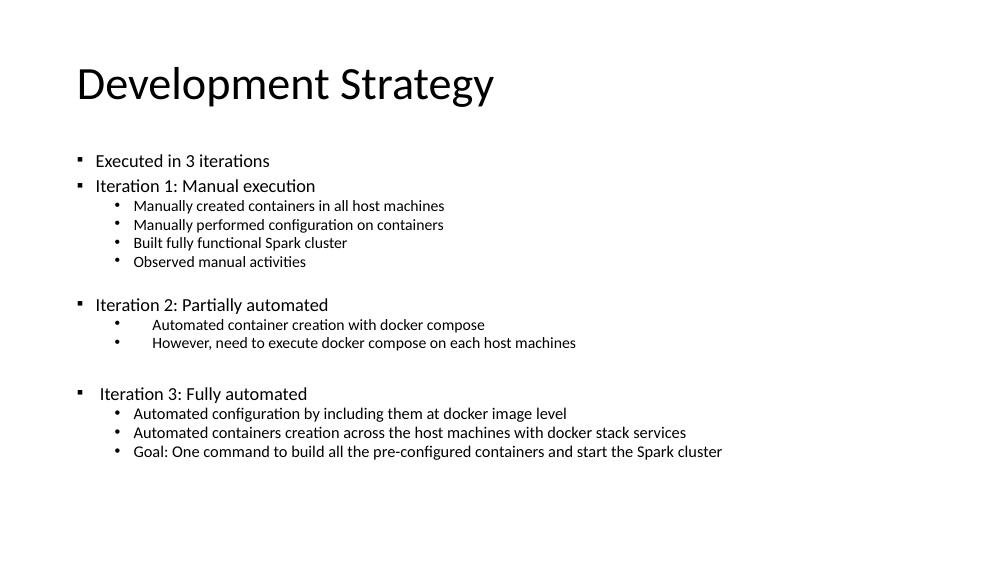
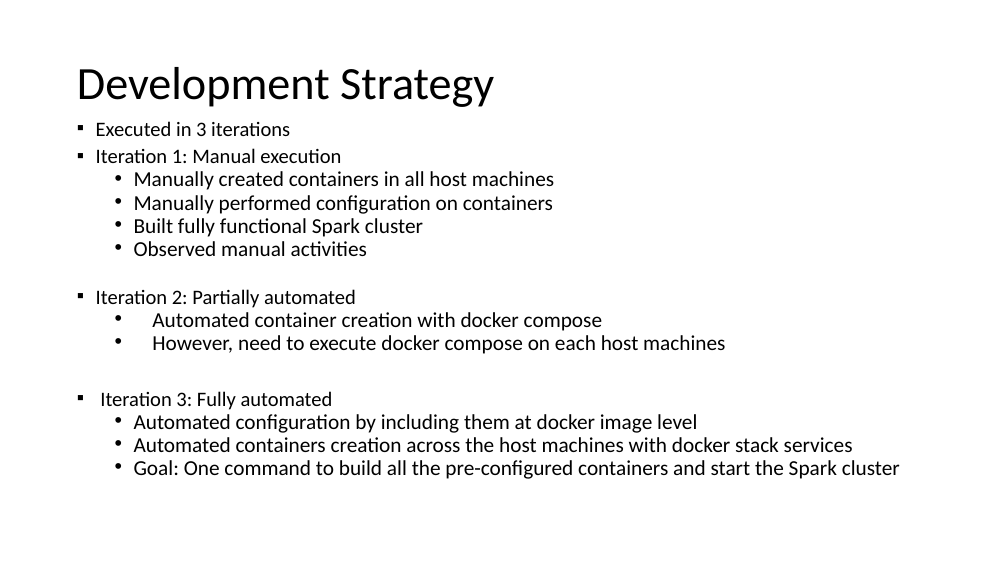
Before and after one commit to gprasad09/Apache-Spark-Cluster-Project, a slide deck: slide 11 of misc/ProjectReports-In progress/TermProject.pptx (slide 10 before the commit). Drawn at 1008x567 pixels with LibreOffice and Linux fonts; fonts in the diff are those of the drawing. Boxes give left, top, right and bottom in pixels: in the first picture for what was removed or moved away, otherwise in the second. Text is boxed around its words. In the diff, an @@ line names an element or a change of style, - is before the commit and + after.

```diff
--- a/misc/ProjectReports-In progress/TermProject.pptx
+++ b/misc/ProjectReports-In progress/TermProject.pptx
@@ text "Executed in 3 iterations": place and size @@
-text "Executed in 3 iterations" at (96,154,723,460)
+text "Executed in 3 iterations" at (96,121,900,479)
@@ text "Executed in 3 iterations" at (96,121,900,479): size 17.5 to 19.6 pt in "Executed in 3 iterations", "Iteration 1: Manual execution", "Iteration 2: Partially automated", "Iteration 3: Fully automated"; size 15 to 20.3 pt in "Manually created containers in all host machines", "Manually performed configuration on containers", "Built fully functional Spark cluster", "Observed manual activities" and 2 more places; size 15.6 to 20.3 pt in "Automated configuration by including them at docker ...", "Automated containers creation across the host machines ...", "Goal: One command to build all the ..." @@
```
Also in this commit, not shown: 5 other slides changed, 3 slides added, 2 slides removed, 1 other file.
